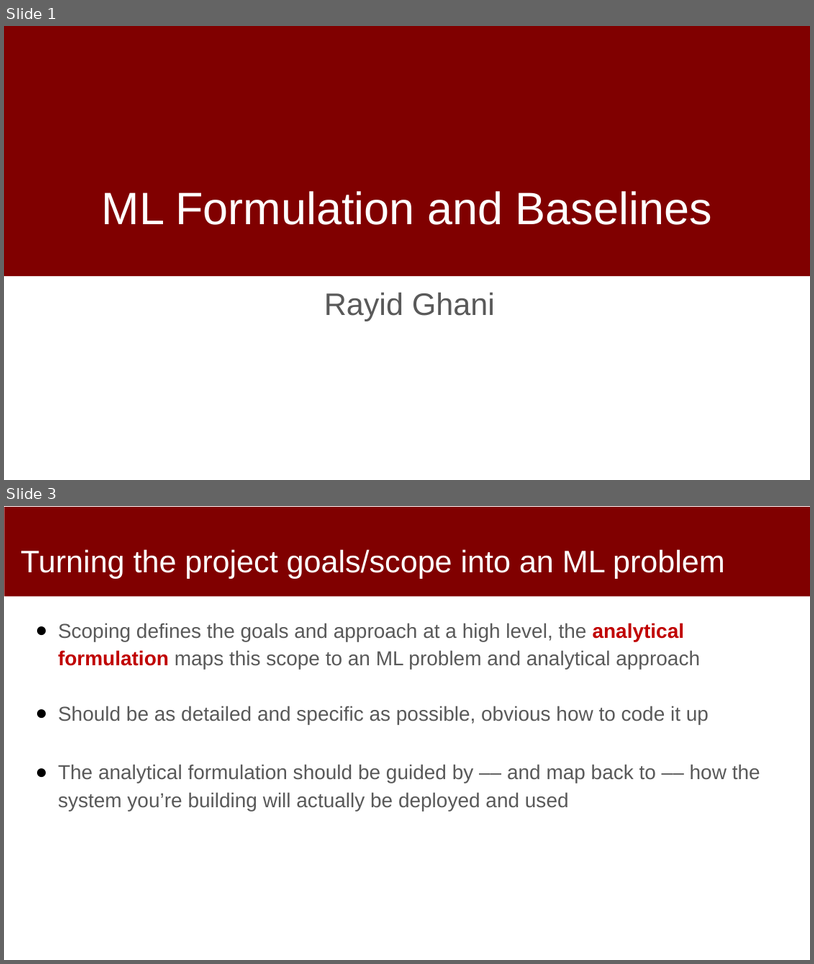
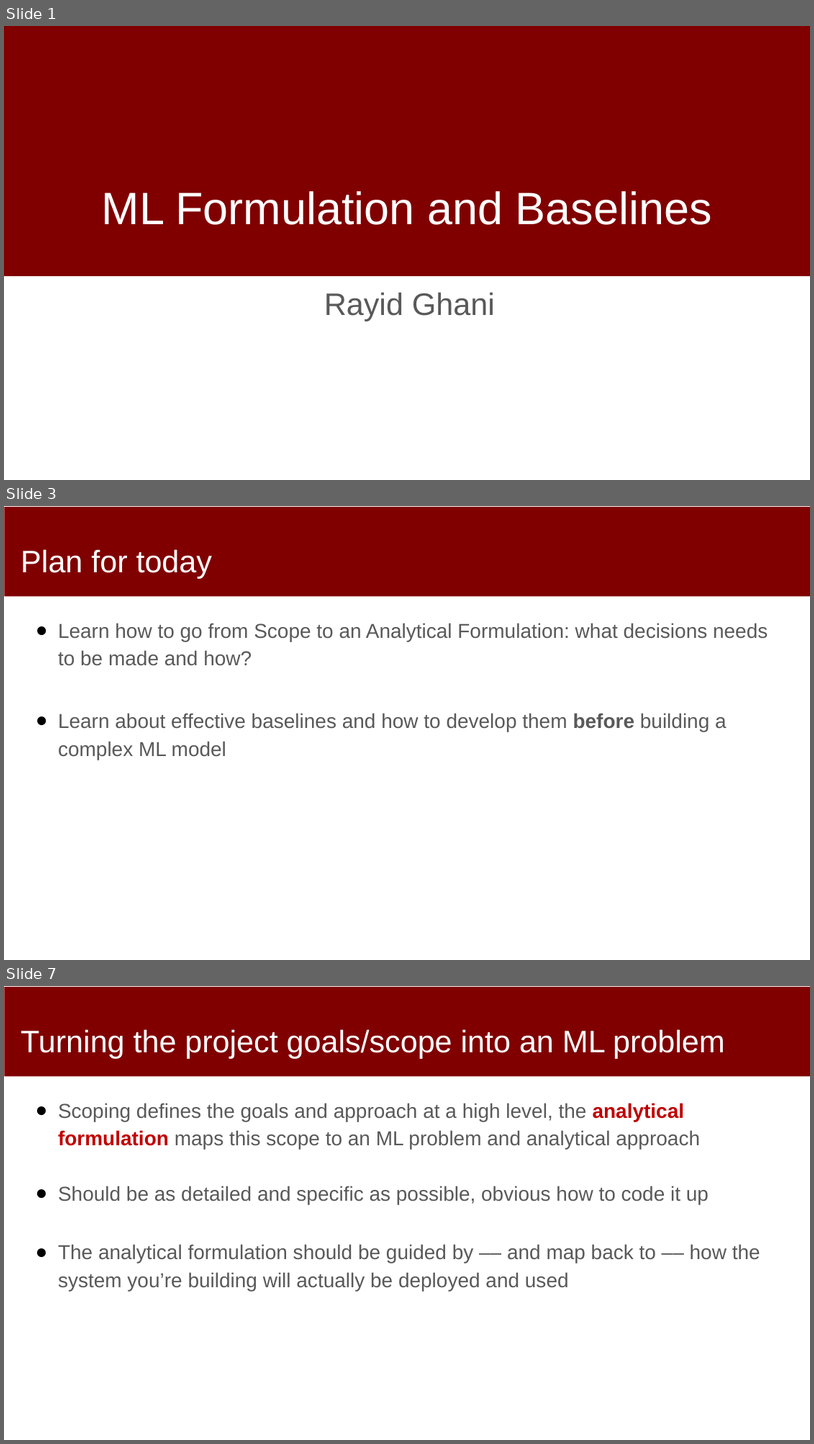
Before and after one commit to dssg/mlforpublicpolicylab, a slide deck: Lectures/07-formulation-and-baselines.pptx. Shown one above the other, each under a label of ours: slides 1 and 3 before the commit, slides 1, 3 and 7 after it; the slides between them are not shown. The pictures are 814x964 and 814x1444 pixels, drawn with LibreOffice and Linux fonts; fonts in the diff are those of the drawing; background and template pictures are left out. Boxes give left, top, right and bottom in pixels: in the first picture for what was removed or moved away, otherwise in the second. Text is boxed around its words. In the diff, an @@ line names an element or a change of style, - is before the commit and + after.

```diff
--- a/Lectures/07-formulation-and-baselines.pptx
+++ b/Lectures/07-formulation-and-baselines.pptx
@@ slide 3 added at [4, 506, 810, 960], background #FFFFFF; not listed: 1 template element that a slide beside it also shows @@
@@ title added at [21, 549, 212, 579], 37 pt, text #FFFFFF @@
+Plan for today
@@ text added at [58, 623, 768, 759], 24 pt, text #595959 @@
+● Learn how to go from Scope to an Analytical Formulation: what decisions needs to be made and how?
+● Learn about effective baselines and how to develop them before building a complex ML model
@@ what was slide 3 is now slide 7 @@
```
Also in this commit, not shown: 4 slides changed, 6 other slides added, 3 slides removed, 1 other file.
